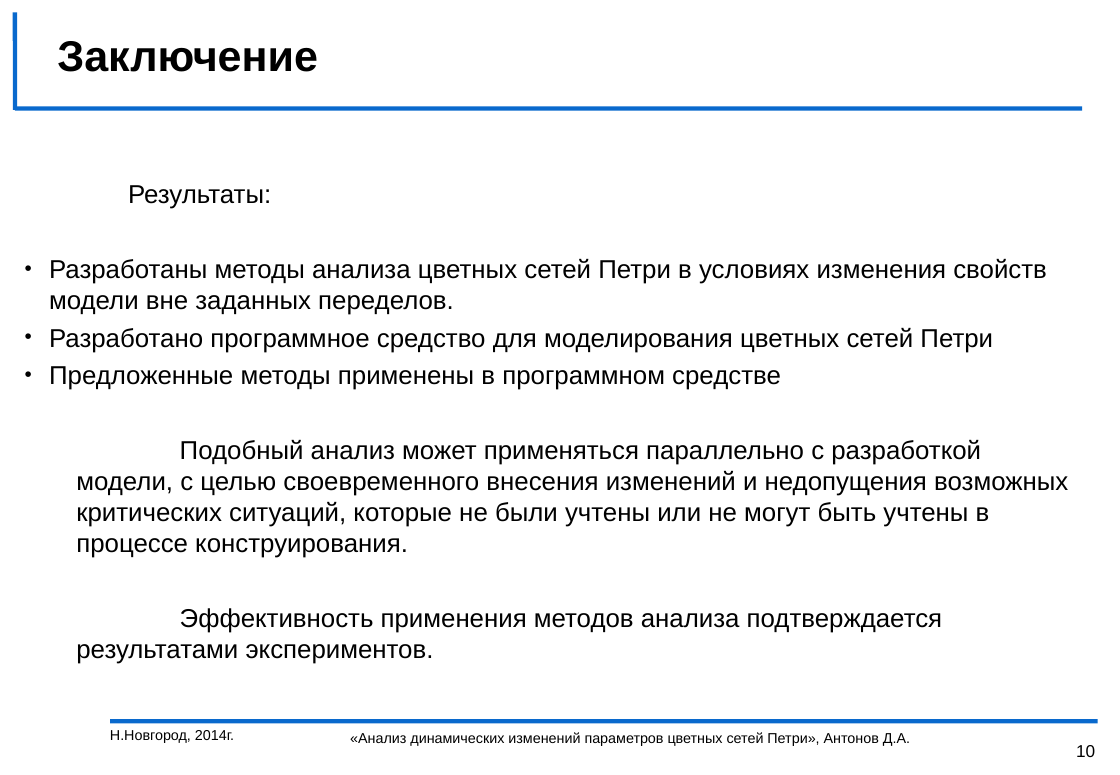
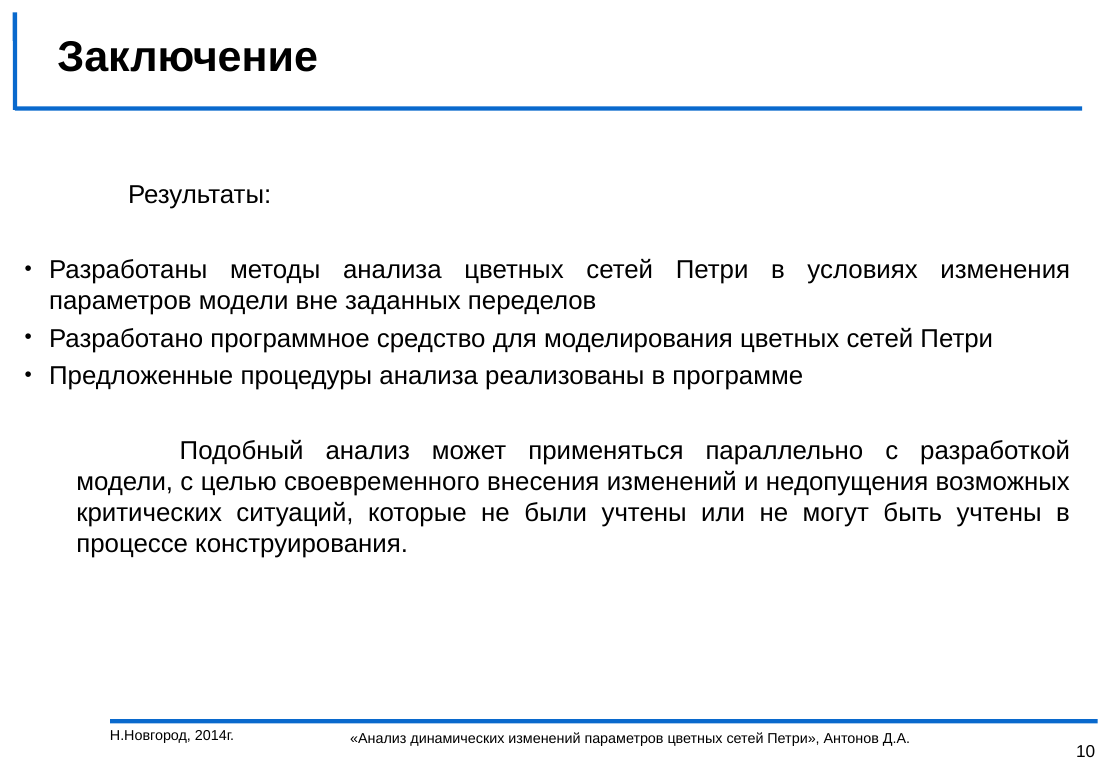
Before and after one commit to DeantoPrivate/myPetri, a slide deck: slide 10 of диплом/презентация и выступление/презентация.ppt. Drawn at 1120x775 pixels with LibreOffice and Linux fonts; fonts in the diff are those of the drawing; background and template pictures are left out. Boxes give left, top, right and bottom in pixels: in the first picture for what was removed or moved away, otherwise in the second. Text is boxed around its words. In the diff, an @@ line names an element or a change of style, - is before the commit and + after.

```diff
--- a/диплом/презентация и выступление/презентация.ppt
+++ b/диплом/презентация и выступление/презентация.ppt
@@ text at box(49, 185, 1070, 558): alignment left to justified @@
@@ text at box(49, 258, 1070, 315): text changed @@
-• Разработаны методы анализа цветных сетей Петри в условиях изменения свойств модели вне заданных переделов.
+• Разработаны методы анализа цветных сетей Петри в условиях изменения параметров модели вне заданных переделов
@@ text at box(49, 366, 803, 390): text changed @@
-• Предложенные методы применены в программном средстве
+• Предложенные процедуры анализа реализованы в программе
@@ text at box(76, 608, 943, 664): paragraph removed @@
-  Эффективность применения методов анализа подтверждается результатами экспериментов.
```
Also in this commit, not shown: 1 other file.
